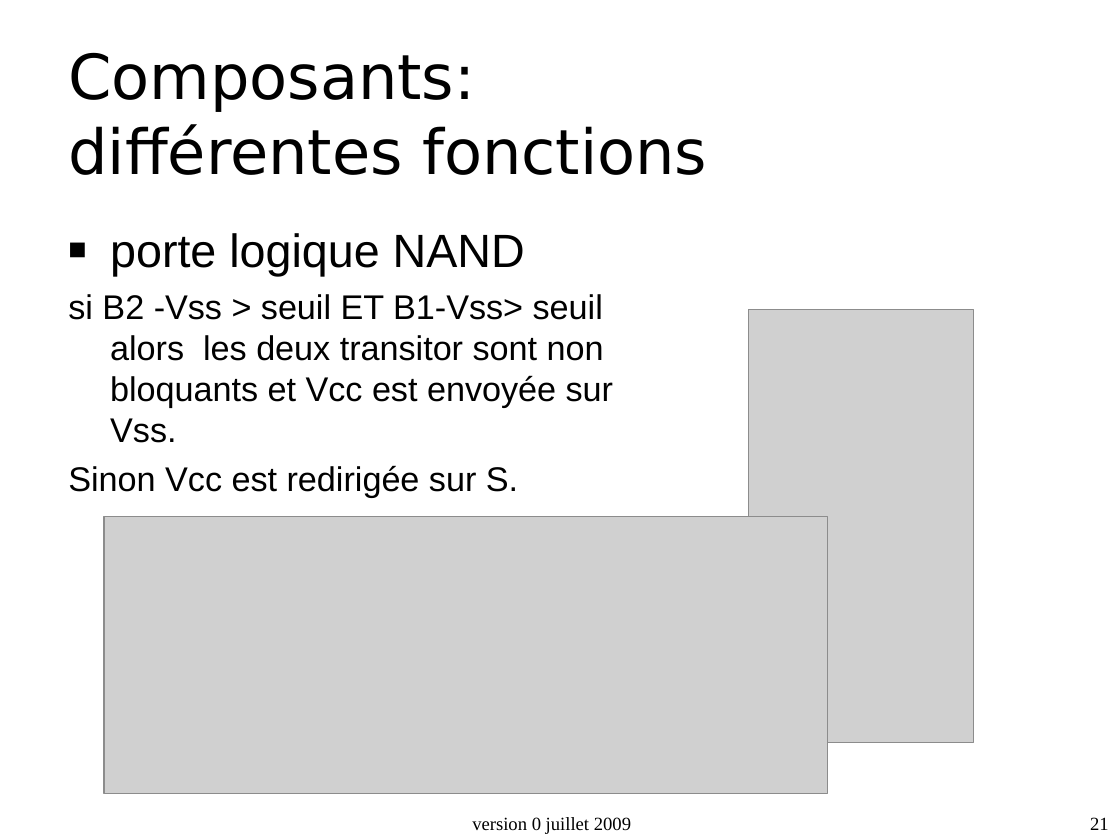
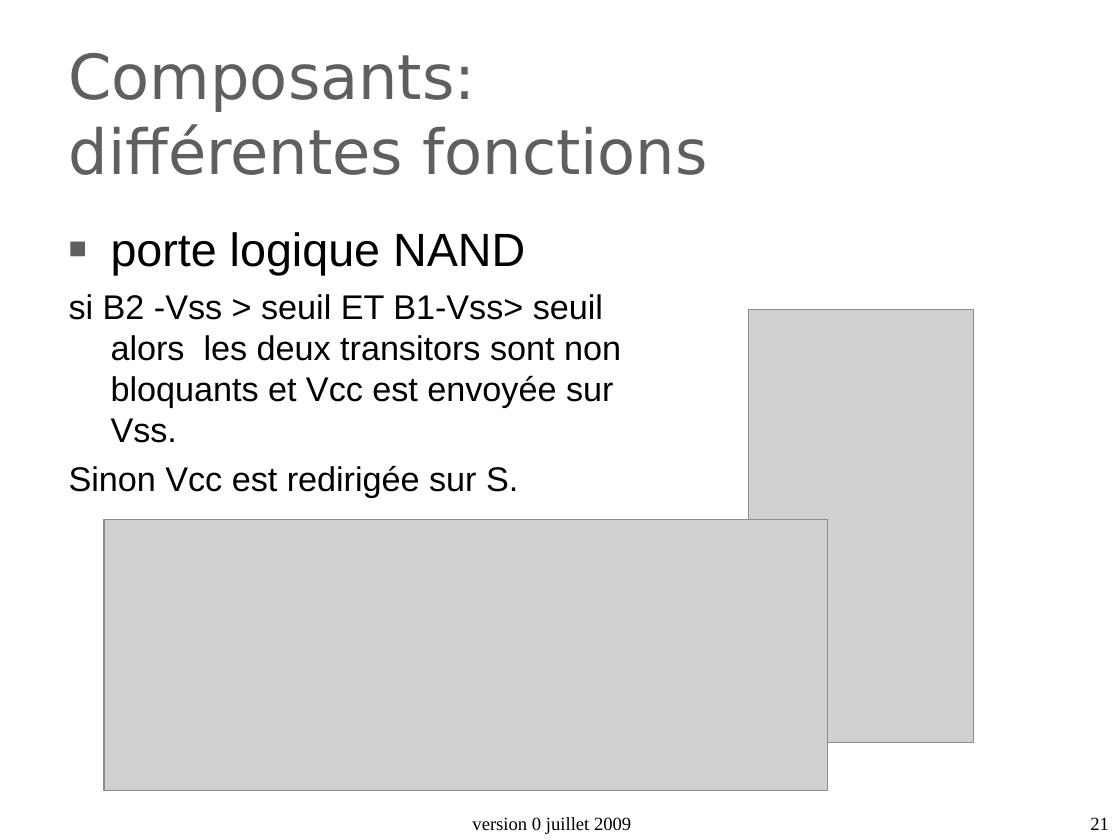
Before and after one commit to duanegris/texts, a slide deck: slide 21 of isi1/slides/2_architecture_machine.ppt. Drawn at 1120x840 pixels with LibreOffice and Linux fonts; fonts in the diff are those of the drawing; grey boxes stand for pictures; background and template pictures are left out. Boxes give left, top, right and bottom in pixels: in the first picture for what was removed or moved away, otherwise in the second. Text is boxed around its words. In the diff, an @@ line names an element or a change of style, - is before the commit and + after.

```diff
--- a/isi1/slides/2_architecture_machine.ppt
+++ b/isi1/slides/2_architecture_machine.ppt
@@ title "Composants: différentes fonctions" at (x1=69, y1=53, x2=708, y2=175): text colour #000000 to #5F5F5F @@
@@ text at (x1=69, y1=232, x2=525, y2=498): indent changed; bullet colour #000000 to #5F5F5F @@
@@ text at (x1=69, y1=294, x2=621, y2=443): text changed @@
-si B2 -Vss > seuil ET B1-Vss> seuil alors les deux transitor sont non bloquants et Vcc est envoyée sur Vss.
+si B2 -Vss > seuil ET B1-Vss> seuil alors les deux transitors sont non bloquants et Vcc est envoyée sur Vss.
@@ picture resized from (x1=104, y1=516, x2=828, y2=793) to (x1=104, y1=520, x2=828, y2=791) @@
```
Also in this commit, not shown: 32 other slides changed, 6 slides added, 2 slides removed, 1 other file.
